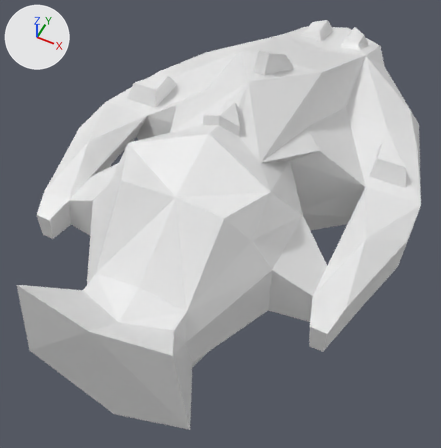
A saved change to the Blender file alterian-pirates/blend/ships/hq_with_battlestations.blend.
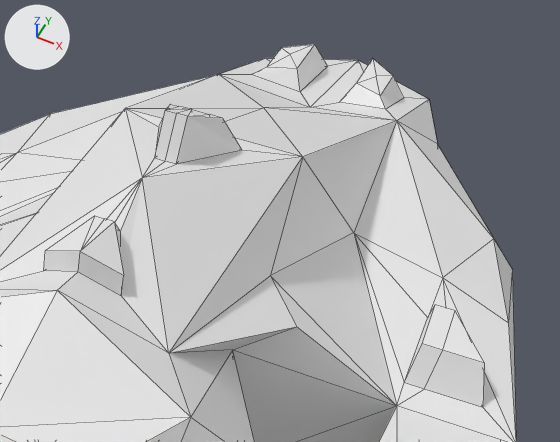
Each version is shown whole from a 50 mm lens placed at (10.3, -27.0, 27.9), pointed at (-0.3, -6.0, 1.6), then close up on the part from 41% to 100% of the width and 0% to 45% of the height. Lighting does not change. The marker at upper left points along +X, +Y and +Z. The close-ups show mesh edges as thin lines.

The first close-up shows 'Hq.Wing.Blend'.
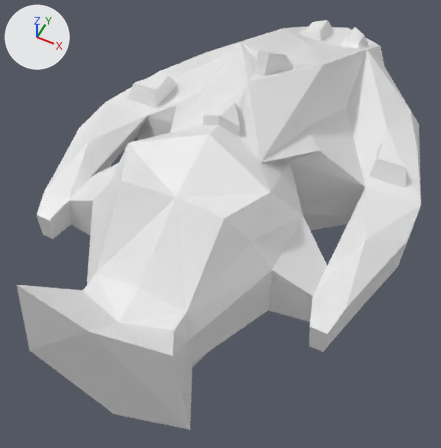
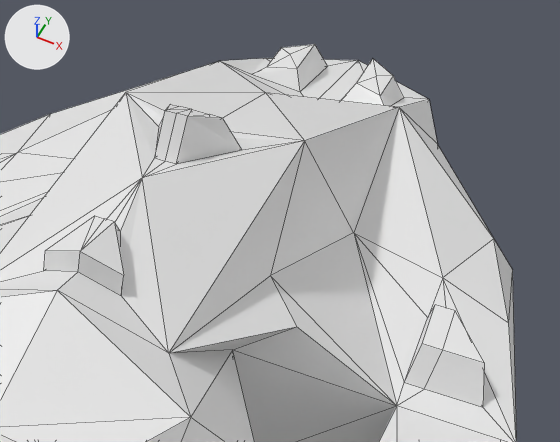
Where the change shows, as pixel boxes (x1, y1, x2, y2) in the close-ups (560 x 442 px):
'Hq.Wing.Blend', reshaped, rescaled
    both: (0, 44, 517, 442)

The change, as a list of edits to the scene's bpy script:
```text
Change me_hq_wing_blend:
    used by ob_hq_wing_blend; location = (0.0, 0.0, 0.0); scale = (0.648, 0.853, 0.749)
    remove me_hq_wing_blend.from_pydata(...)  # 109 vertices, 151 faces; spans x -15.1..0.0, y -21.0..18.0, z 0.0..14.0
    add me_hq_wing_blend.from_pydata(...)  # 109 vertices, 151 faces; spans x -9.8..0.0, y -17.9..15.3, z 0.0..10.4
    me_hq_wing_blend part 1: 109 of 109 vertices moved; they spanned x -15.1..0.0, y -21.0..18.0, z 0.0..14.0 and now span x -9.8..0.0, y -17.9..15.3, z 0.0..10.4; mean shift (2.0, 0.6, -1.7); largest move (-15.1, -6.4, 6.5) -> (-9.8, -5.5, 4.9)
Change ob_hq_wing_blend:
    ob_hq_wing_blend.scale: (0.648, 0.853, 0.749) -> (1.0, 1.0, 1.0)
```
